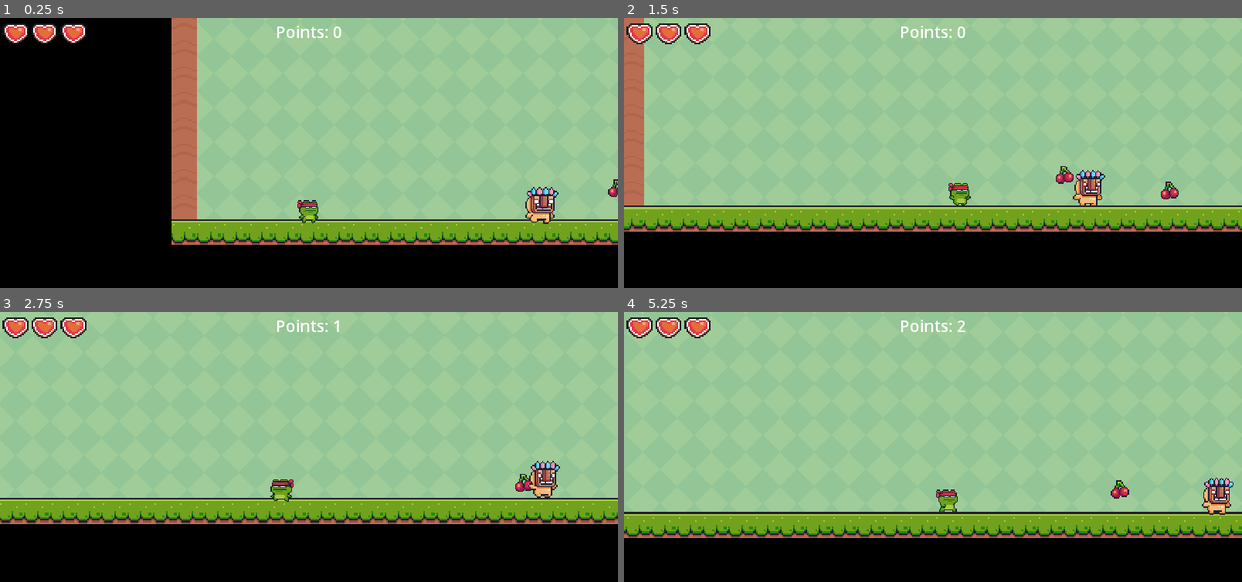
Above: before the commit, frames 1-4 (two rows, left to right).
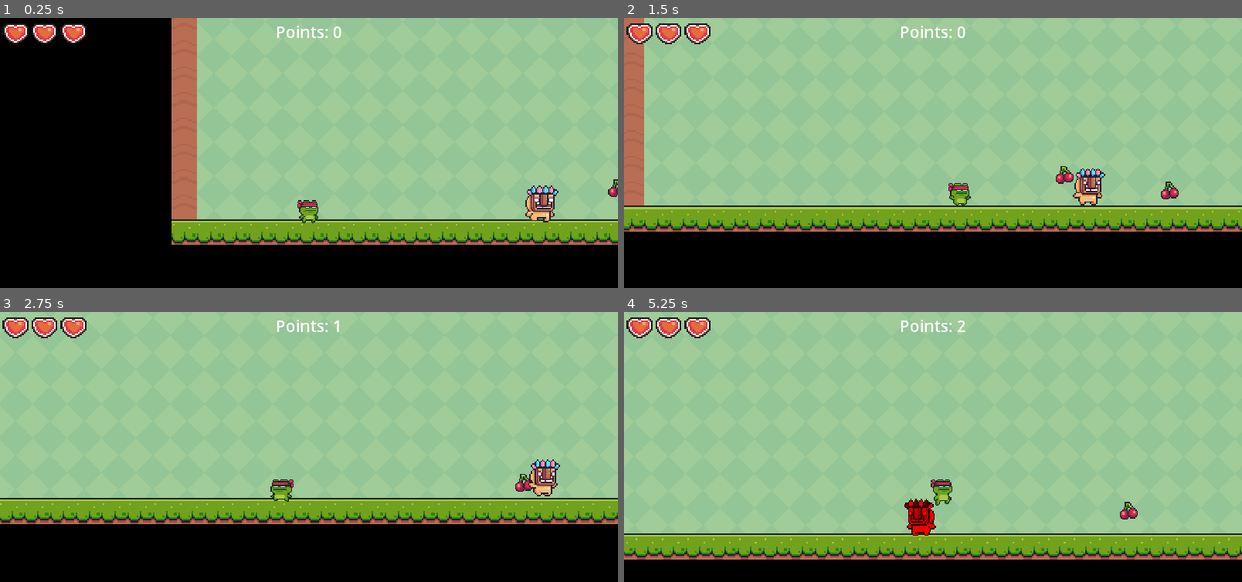
Above: after the commit, the same moments.

Repository: Zain12468/Godot-Side-Scroller-Game
Game: Godot game, scene res://Scenes/Levels/Level 1.tscn
Two runs of this game, one before a commit and one after it. Both use one fixed random seed, a clock stepped at 60 frames per second and the inputs below.
Inputs:
- Up to frame 1 (0.25 s): no input
- Up to frame 2 (1.5 s): tap Enter (ui_accept) at 0.5, 0.77 s; hold Right (ui_right) from 0.53 s (still down)
- Up to frame 3 (2.75 s): tap Enter (ui_accept) at 1.52 s; release Right (ui_right) at 2.03 s; hold Left (ui_left) from 2.03 s (still down)
- Up to frame 4 (5.25 s): release Left (ui_left) at 2.78 s; hold Right (ui_right) 2.78-4.28 s; tap Enter (ui_accept) at 3.02, 3.77, 4.52 s; hold Left (ui_left) 4.28-5.03 s; hold Right (ui_right) from 5.03 s (still down)

The runs differ from the first frame. In frame 1, 0.3% of the frame differs, in the area x 85-91%, y 62-77%; in frame 2, 0.3%; in frame 3, 0.3%; in frame 4, 19%, in the area x 0-100%, y 61-92%.

Commit message:
Fixed enemy patrol
Enemy now patrols correctly

Diff:
--- a/Main Project/Scenes/Characters/Enemies/patrolling_enemy.gd
+++ b/Main Project/Scenes/Characters/Enemies/patrolling_enemy.gd
@@ -1,23 +1,18 @@
 extends CharacterBody2D
 
-#FLip if it touches a wall
 
-var SPEED = 150.0
 var gravity = ProjectSettings.get_setting("physics/2d/default_gravity")
-var facing_right = true
 var startPosition
 var endPosition
 
 @onready var sprite_2d = $AnimatedSprite2D
+@export var speed = 150
 @export var limit = 0.5
-@export var xOffset = 25
-@export var raycastDistance = 37
-
 
 
 func _ready():
 	startPosition = position
-	endPosition = startPosition + Vector2(0, 3*16)
+	endPosition = startPosition + Vector2(500, 0)
 
 func changeDirection():
 	var tempEnd = endPosition
@@ -25,10 +20,11 @@
 	startPosition = tempEnd
 
 func updateVelocity():
-	var moveDirection = endPosition - position
+	var moveDirection = (endPosition - position)
 	if moveDirection.length() < limit:
 		changeDirection()
-	velocity = moveDirection.normalized*SPEED
+	velocity = moveDirection.normalized() * speed
+
 
 func _physics_process(delta):
 	#Animations
@@ -36,12 +32,11 @@
 	if not is_on_floor():
 		velocity.y += gravity * delta
 
-	if !$RayCast2D.is_colliding() && is_on_floor():
-		flip()
-
-	velocity.x = SPEED
+	updateVelocity()
 	move_and_slide()
 	handleCollision()
+	var isLeft = velocity.x < 0
+	sprite_2d.flip_h = isLeft
 
 func handleCollision():
 	for i in get_slide_collision_count():
@@ -49,15 +44,6 @@
 		var collider = collision.get_collider()
 
 
-func flip():
-	#Flips the player
-	facing_right = !facing_right
-	scale.x = abs(scale.x) + -1
-	if facing_right:
-		SPEED = abs(SPEED)
-	else:
-		SPEED = abs(SPEED) * -1
-
 
 func _on_hurtbox_area_entered(area):
 	if area == $"Hitbox": return
--- a/Main Project/Scenes/Characters/Player/main_character.gd
+++ b/Main Project/Scenes/Characters/Player/main_character.gd
@@ -59,8 +59,4 @@
 func knockback(enemyVelocity: Vector2):
 	var knockbackDirection = (enemyVelocity - velocity).normalized() * knockbackPower
 	velocity = knockbackDirection
-	print_debug(velocity)
-	print_debug(position)
 	move_and_slide()
-	print_debug(position)
-	print_debug(" ")
